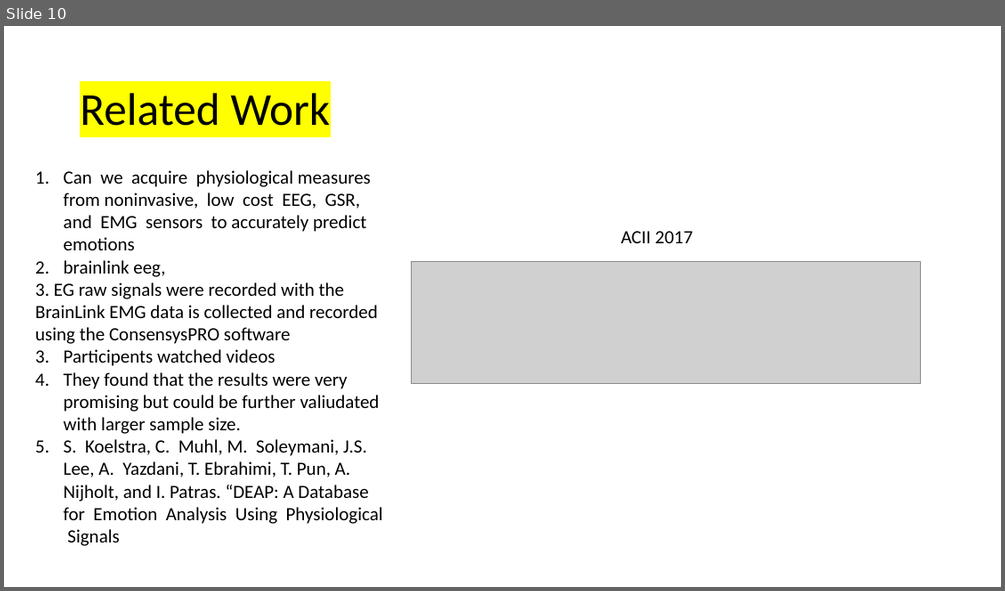
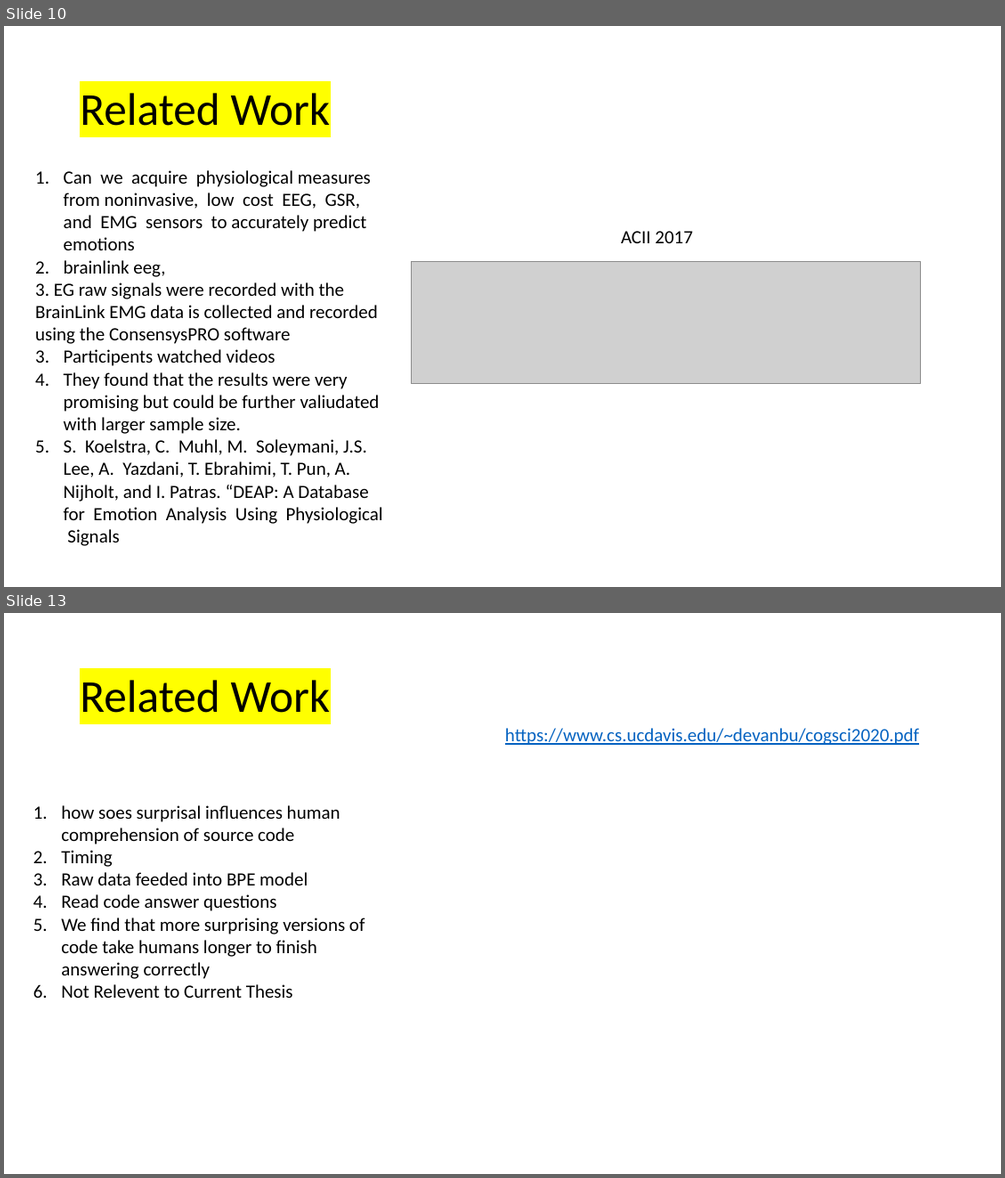
Before and after one commit to nauticalmonkey/CalPolyThesis, a slide deck: Thesis Idea.pptx. Shown one above the other, each under a label of ours: slide 10 before the commit, slides 10 and 13 after it; the slides between them are not shown. The pictures are 1005x591 and 1005x1178 pixels, drawn with LibreOffice and Linux fonts; fonts in the diff are those of the drawing; grey boxes stand for pictures. Boxes give left, top, right and bottom in pixels: in the first picture for what was removed or moved away, otherwise in the second. Text is boxed around its words. In the diff, an @@ line names an element or a change of style, - is before the commit and + after.

```diff
--- a/Thesis Idea.pptx
+++ b/Thesis Idea.pptx
@@ slide 13 added at (4,613,1001,1174), background #FFFFFF @@
@@ title added at (80,680,331,713), 44 pt, text #000000 @@
+Related Work
@@ text added at (505,728,919,745), 18 pt, text #0563C1, underline @@
+https://www.cs.ucdavis.edu/~devanbu/cogsci2020.pdf
@@ text added at (61,805,364,997), 18 pt, text #000000 @@
+1. how soes surprisal influences human comprehension of source code
+2. Timing
+3. Raw data feeded into BPE model
+4. Read code answer questions
+5. We find that more surprising versions of code take humans longer to finish answering correctly
+6. Not Relevent to Current Thesis
```
Also in this commit, not shown: 3 other slides added, 1 slide removed, 4 other files.
